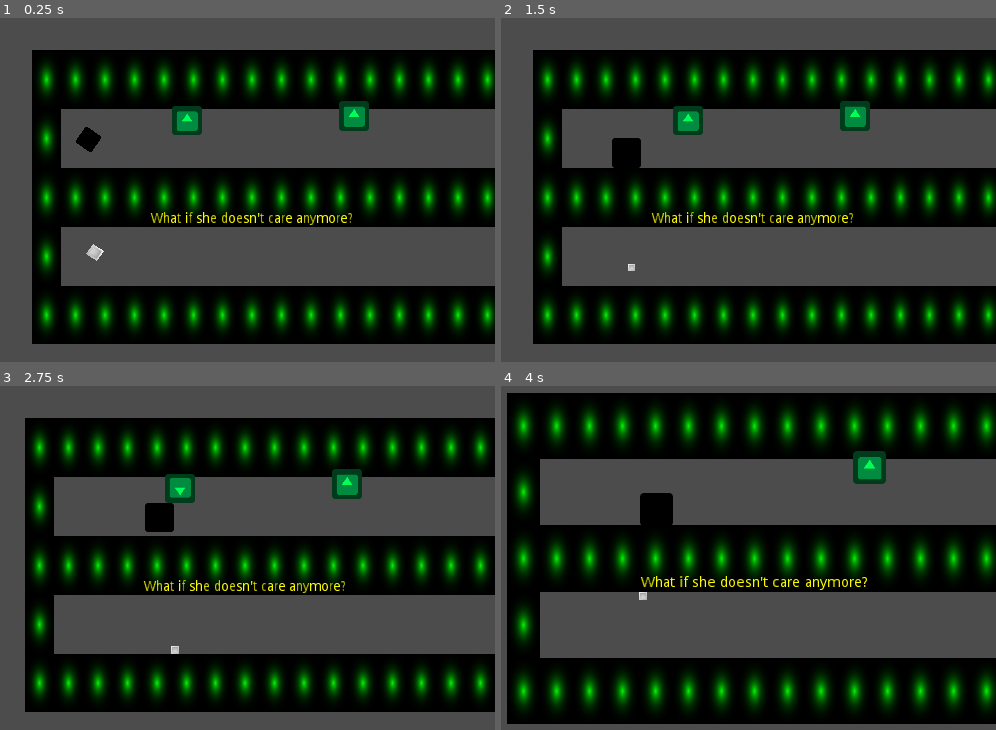
Above: before the commit, frames 1-4 (two rows, left to right).
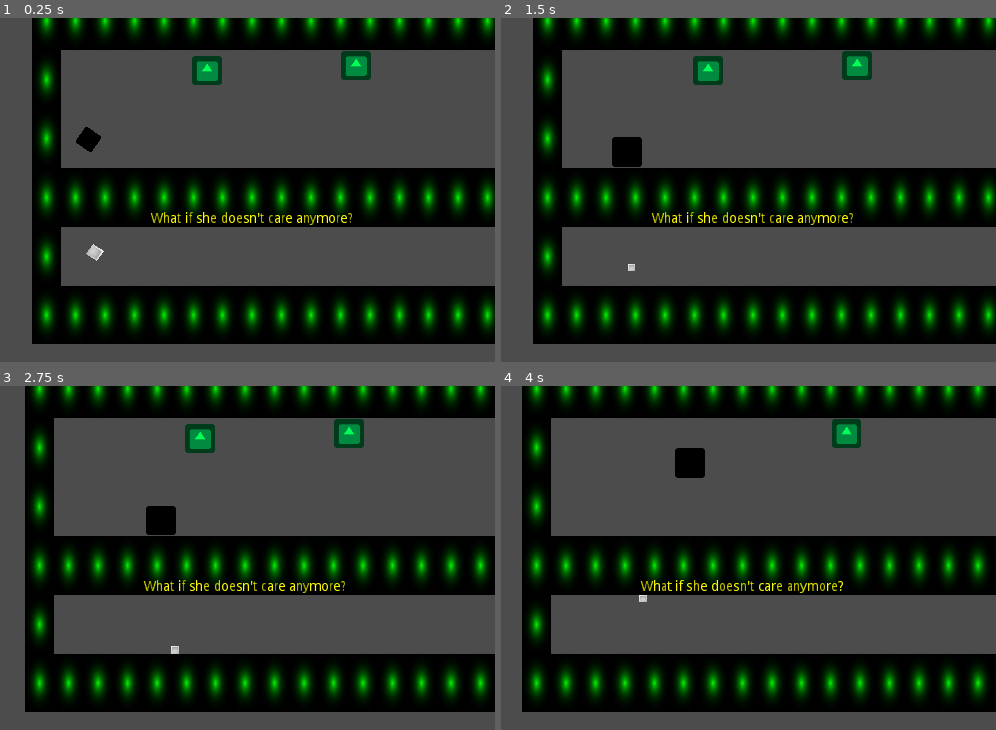
Above: after the commit, the same moments.

Repository: Screen-Punch/intd450
Game: Godot game, scene res://Levels/Level1-3.tscn
Same seed, same stepped clock (60 frames per second), same inputs: the game is played once before the commit and once after it. This scene is started directly instead of the project's main scene. The engine's default icon, where the game draws it, is replaced by a stand-in: a white triangle on a blue panel in a dark square.
Inputs:
- Up to frame 1 (0.25 s): no input
- Up to frame 2 (1.5 s): hold Right (ui_right) 0.53-1.28 s; hold Down (ui_down) from 1.28 s (still down)
- Up to frame 3 (2.75 s): tap Enter at 2 s; release Down (ui_down) at 2.03 s; hold Right (ui_right) from 2.03 s (still down)
- Up to frame 4 (4 s): release Right (ui_right) at 2.78 s; hold Up (ui_up) 2.78-3.53 s; hold Left (ui_left) from 3.53 s (still down)

The runs differ from the first frame. In frame 1, 25% of the frame differs, in the area x 6-100%, y 0-35%; in frame 2, 25%; in frame 3, 25%; in frame 4, 42%, in the area x 1-100%, y 0-99%.

Commit message:
Fixed mirror interaction

Diff:
--- a/Levels/Level1-3.tscn
+++ b/Levels/Level1-3.tscn
@@ -10,9 +10,9 @@
 
 [sub_resource type="NavigationPolygon" id=1]
 
-vertices = PoolVector2Array( 465.96, -49.6143, 462.96, 28.3859, -503.043, 22.3859, -504.043, -52.6143 )
+vertices = PoolVector2Array( 463.656, -172.263, 462.96, 28.3859, -503.043, 22.3859, -507.074, -167.741 )
 polygons = [ PoolIntArray( 0, 1, 2, 3 ) ]
-outlines = [ PoolVector2Array( 465.96, -49.6143, 462.96, 28.3859, -503.043, 22.3859, -504.043, -52.6143 ) ]
+outlines = [ PoolVector2Array( 463.656, -172.263, 462.96, 28.3859, -503.043, 22.3859, -507.074, -167.741 ) ]
 
 [node name="Level1-3" type="Node2D"]
 
@@ -34,7 +34,7 @@
 collision_mask = 1
 occluder_light_mask = 1
 format = 1
-tile_data = PoolIntArray( -655361, 6, 0, -720896, 6, 0, -720895, 6, 0, -720894, 6, 0, -720893, 6, 0, -720892, 6, 0, -720891, 6, 0, -720890, 6, 0, -720889, 6, 0, -720888, 6, 0, -720887, 6, 0, -720886, 6, 0, -720885, 6, 0, -720884, 6, 0, -720883, 6, 0, -720882, 6, 0, -720881, 6, 0, -720880, 6, 0, -524289, 6, 0, - …(674 unchanged characters)…
+tile_data = PoolIntArray( -786433, 6, 0, -851968, 6, 0, -851967, 6, 0, -851966, 6, 0, -851965, 6, 0, -851964, 6, 0, -851963, 6, 0, -851962, 6, 0, -851961, 6, 0, -851960, 6, 0, -851959, 6, 0, -851958, 6, 0, -851957, 6, 0, -851956, 6, 0, -851955, 6, 0, -851954, 6, 0, -851953, 6, 0, -851952, 6, 0, -655361, 6, 0, -720880, 6, 0, -524289, 6, 0, - …(674 unchanged characters)…
 __meta__ = {
 "_edit_lock_": true
 }
@@ -76,7 +76,7 @@
 
 [node name="NavigationPolygonInstance" type="NavigationPolygonInstance" parent="Nav2D" index="0"]
 
-position = Vector2( 529.043, -502.385 )
+position = Vector2( 529.043, -505.4 )
 navpoly = SubResource( 1 )
 enabled = true
 
@@ -88,7 +88,7 @@
 [node name="Mirror" parent="." index="5" instance=ExtResource( 6 )]
 
 editor/display_folded = true
-position = Vector2( 274.337, -551.669 )
+position = Vector2( 318.05, -660.198 )
 
 [node name="Area2D" parent="Mirror" index="2"]
 
@@ -97,7 +97,7 @@
 
 [node name="Mirror2" parent="." index="6" instance=ExtResource( 6 )]
 
-position = Vector2( 637.607, -560.732 )
+position = Vector2( 642.129, -670.768 )
 
 [node name="Area2D" parent="Mirror2" index="2"]
 
--- a/Levels/Level1-4.tscn
+++ b/Levels/Level1-4.tscn
@@ -34,7 +34,7 @@
 collision_mask = 1
 occluder_light_mask = 1
 format = 1
-tile_data = PoolIntArray( -327671, 6, 0, -327670, 6, 0, -327669, 6, 0, -327668, 6, 0, -131080, 6, 0, -131079, 6, 0, -131078, 6, 0, -131077, 6, 0, -131076, 6, 0, -131075, 6, 0, -131074, 6, 0, -131073, 6, 0, -196608, 6, 0, -196607, 6, 0, -196606, 6, 0, -196603, 6, 0, -196599, 6, 0, -196596, 6, 0, -8, 6, 0, -65531, 6, 0, -65527, 6, 0, -65524, 6, 0, 131064, 6, 0, 131065, 6, 0, 131066, 6, 0, 131067, 6, 0, 131068, 6, 0, 131069, 6, 0, 131070, 6, 0, 131071, 6, 0, 65536, 6, 0, 65537, 6, 0, 65538, 6, 0, 65541, 6, 0, 65542, 6, 0, 65543, 6, 0, 65544, 6, 0, 65545, 6, 0, 65548, 6, 0, 196610, 6, 0, 327682, 6, 0, 327683, 6, 0, 327684, 6, 0, 327685, 6, 0, 327686, 6, 0, 327687, 6, 0, 327688, 6, 0, 327689, 6, 0, 327690, 6, 0, 327691, 6, 0, 327692, 6, 0 )
+tile_data = PoolIntArray( -327678, 6, 0, -327677, 6, 0, -327676, 6, 0, -327675, 6, 0, -327671, 6, 0, -327670, 6, 0, -327669, 6, 0, -327668, 6, 0, -131080, 6, 0, -131079, 6, 0, -131078, 6, 0, -131077, 6, 0, -131076, 6, 0, -131075, 6, 0, -131074, 6, 0, -131073, 6, 0, -196608, 6, 0, -196607, 6, 0, -196606, 6, 0, -196603, 6, 0, -196599, 6, 0, -196596, 6, 0, -8, 6, 0, -65531, 6, 0, -65527, 6, 0, -65524, 6, 0, 131064, 6, 0, 131065, 6, 0, 131066, 6, 0, 131067, 6, 0, 131068, 6, 0, 131069, 6, 0, 131070, 6, 0, 131071, 6, 0, 65536, 6, 0, 65537, 6, 0, 65538, 6, 0, 65541, 6, 0, 65542, 6, 0, 65543, 6, 0, 65544, 6, 0, 65545, 6, 0, 65548, 6, 0, 65549, 6, 0, 196610, 6, 0, 196621, 6, 0, 327682, 6, 0, 327683, 6, 0, 327684, 6, 0, 327685, 6, 0, 327686, 6, 0, 327687, 6, 0, 327688, 6, 0, 327689, 6, 0, 327690, 6, 0, 327691, 6, 0, 327692, 6, 0, 327693, 6, 0 )
 __meta__ = {
 "_edit_lock_": true
 }
--- a/Levels/Level1-5.tscn
+++ b/Levels/Level1-5.tscn
@@ -14,7 +14,7 @@
 polygons = [ PoolIntArray( 0, 1, 2, 3 ), PoolIntArray( 4, 5, 6, 7 ), PoolIntArray( 7, 8, 9, 10, 4 ), PoolIntArray( 11,  …(184 unchanged characters)…
 outlines = [ PoolVector2Array( -445.995, 124.146, 377.532, 124.146, 384.069, -250.032, 62.5863, -260.101, 65.9104, -317 …(291 unchanged characters)…
 
-[node name="Level1-5" type="Node2D" index="0"]
+[node name="Level1-5" type="Node2D"]
 
 _sections_unfolded = [ "Transform" ]
 
--- a/Levels/Level1-6a.tscn
+++ b/Levels/Level1-6a.tscn
@@ -91,7 +91,7 @@
 [node name="Mirror" parent="." index="5" instance=ExtResource( 6 )]
 
 editor/display_folded = true
-position = Vector2( 541.278, 345.165 )
+position = Vector2( 543.733, 470.395 )
 rotation = 1.57034
 _sections_unfolded = [ "Collision", "Transform", "Visibility" ]
 
@@ -103,7 +103,7 @@
 [node name="Mirror3" parent="." index="6" instance=ExtResource( 6 )]
 
 editor/display_folded = true
-position = Vector2( 351.712, 545.692 )
+position = Vector2( 238.76, 540.781 )
 rotation = 3.14159
 _sections_unfolded = [ "Collision", "Transform", "Visibility" ]
 
--- a/Levels/Level1-8.tscn
+++ b/Levels/Level1-8.tscn
@@ -14,7 +14,7 @@
 polygons = [ PoolIntArray( 0, 1, 2, 3 ), PoolIntArray( 4, 5, 6, 0 ), PoolIntArray( 4, 0, 3, 7 ), PoolIntArray( 4, 7, 8, 9 ) ]
 outlines = [ PoolVector2Array( -445.995, 124.146, -254.976, 127.584, -259.489, -63.7471, -188.191, -61.9421, -188.191, 126.681, 383.466, 127.539, 387.949, 458.951, 320.423, 458.951, 321.104, 259.56, -451.098, 257.982 ) ]
 
-[node name="Level1-8" type="Node2D"]
+[node name="Level1-8" type="Node2D" index="0"]
 
 _sections_unfolded = [ "Transform" ]
 
@@ -90,15 +90,14 @@
 
 [node name="Mirror" parent="." index="5" instance=ExtResource( 6 )]
 
-editor/display_folded = true
 position = Vector2( 351.505, 433.512 )
 rotation = 3.14159
 _sections_unfolded = [ "Collision", "Transform", "Visibility" ]
 
 [node name="Area2D" parent="Mirror" index="2"]
 
-position = Vector2( 0.397217, 167.256 )
-scale = Vector2( 1, 4.27792 )
+position = Vector2( -8.16142, 167.256 )
+scale = Vector2( 0.732543, 4.27792 )
 
 [node name="StairBlocker" parent="." index="6" instance=ExtResource( 7 )]
 
--- a/Scenes/Mirror.tscn
+++ b/Scenes/Mirror.tscn
@@ -11,7 +11,7 @@
 [sub_resource type="RectangleShape2D" id=2]
 
 custom_solver_bias = 0.0
-extents = Vector2( 32, 32 )
+extents = Vector2( 28, 32 )
 
 [node name="Mirror" type="StaticBody2D" groups=[
 "Mirror",
--- a/Scenes/next_W.tscn
+++ b/Scenes/next_W.tscn
@@ -7,7 +7,7 @@
 [sub_resource type="RectangleShape2D" id=1]
 
 custom_solver_bias = 0.0
-extents = Vector2( 16.2355, 16.2734 )
+extents = Vector2( 32, 32 )
 
 [sub_resource type="Animation" id=2]
 
@@ -46,9 +46,6 @@
 
 position = Vector2( 0.160004, 0.261993 )
 shape = SubResource( 1 )
-__meta__ = {
-"_edit_group_": true
-}
 
 [node name="Sprite" type="Sprite" parent="." index="1"]
 
--- a/Scripts/Mirror.gd
+++ b/Scripts/Mirror.gd
@@ -7,17 +7,9 @@
 	pass
 
 func _physics_process(delta):
-	if RAYCASTING:
-		var space_state = get_world_2d().direct_space_state
-		var result = space_state.intersect_ray(position, target.position,
-											[self], collision_mask)
-		if result:
-			if result.collider.name == "Monster":
-				$Sprite.flip_v = true
-				result.collider.target = self
+	pass
 
 func takeDamage():
-	RAYCASTING = false
 	var enemies = get_tree().get_nodes_in_group("Monster")
 	for enemy in enemies:
 		enemy.findNewTarget();
@@ -30,9 +22,21 @@
 
 func _on_Area2D_body_entered(body):
 	if body.is_in_group("Monster"):
-		RAYCASTING = true
 		target = body
+		var space_state = get_world_2d().direct_space_state
 
+		var target_extents = target.get_node('CollisionShape2D').shape.extents - Vector2(5, 5)
+		var nw = target.position - target_extents
+		var se = target.position + target_extents
+		var ne = target.position + Vector2(target_extents.x, -target_extents.y)
+		var sw = target.position + Vector2(-target_extents.x, target_extents.y)
+		for pos in [nw, ne, se, sw]:
+			var result = space_state.intersect_ray(position, target.position,
+											[self], collision_mask)
+			if result:
+				if result.collider.name == "Monster":
+					$Sprite.flip_v = true
+					result.collider.target = self
 
 func _on_Area2D_body_exited(body):
 	RAYCASTING = false
